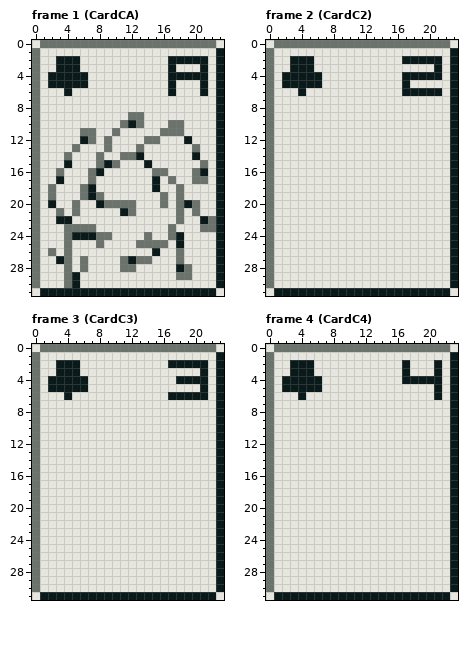
Pixel-art file: assets/atlas/card.aseprite. Above: the version before the commit.
24x32 pixels, 61 frames. Shown: frame 1 (CardCA), frame 2 (CardC2), frame 3 (CardC3), frame 4 (CardC4). The commit also changed other frames, which this record leaves out.
Now the later version:
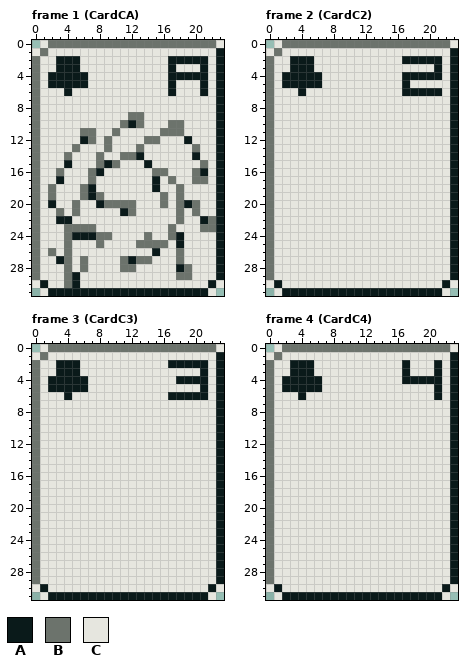
Palette (. is transparent): A #0a1a1a  B #6c736c  C #e6e6df
The author wrote: Round cards
Change:
--- frame 1 (CardCA), layer "card"
@@ x 0..3 @@
- 0 CBBB
- 1 BCCC
+ 0 .CBB
+ 1 CBCC
  2 BCCA
@@ x 0..23 @@
 29 BCCCBACCCCCCCCCCCCBBCCCA
-30 BCCCBACCCCCCCCCCCCCCCCCA
-31 CAAAAAAAAAAAAAAAAAAAAAAC
+30 CACCBACCCCCCCCCCCCCCCCAC
+31 .CAAAAAAAAAAAAAAAAAAAAC.
--- frame 2 (CardC2), layer "card"
@@ x 0..3 @@
- 0 CBBB
- 1 BCCC
+ 0 .CBB
+ 1 CBCC
  2 BCCA
@@ x 0..23 @@
 29 BCCCCCCCCCCCCCCCCCCCCCCA
-30 BCCCCCCCCCCCCCCCCCCCCCCA
-31 CAAAAAAAAAAAAAAAAAAAAAAC
+30 CACCCCCCCCCCCCCCCCCCCCAC
+31 .CAAAAAAAAAAAAAAAAAAAAC.
--- frame 3 (CardC3), layer "card": the same change as frame 2 (CardC2)
--- frame 4 (CardC4), layer "card": the same change as frame 2 (CardC2)
